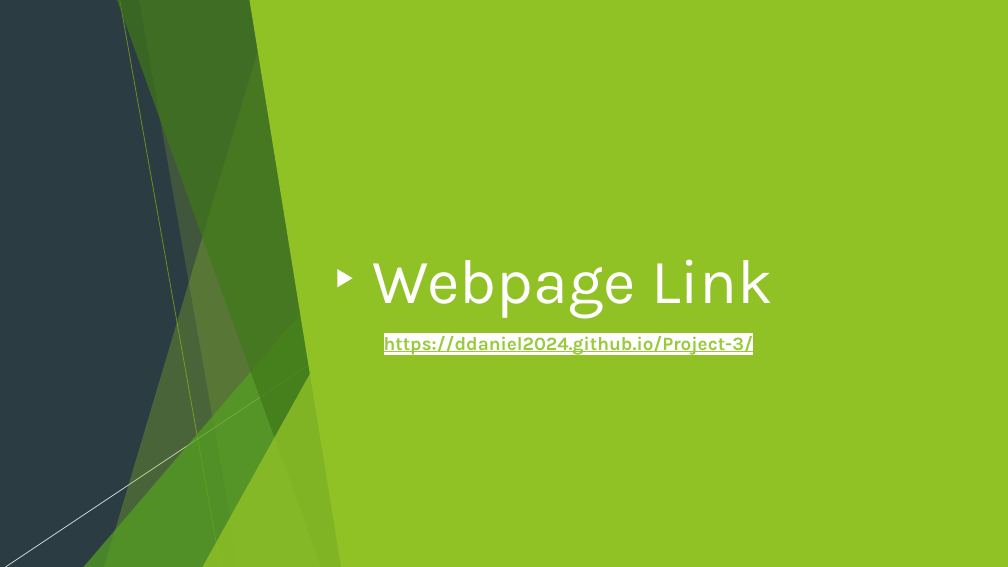
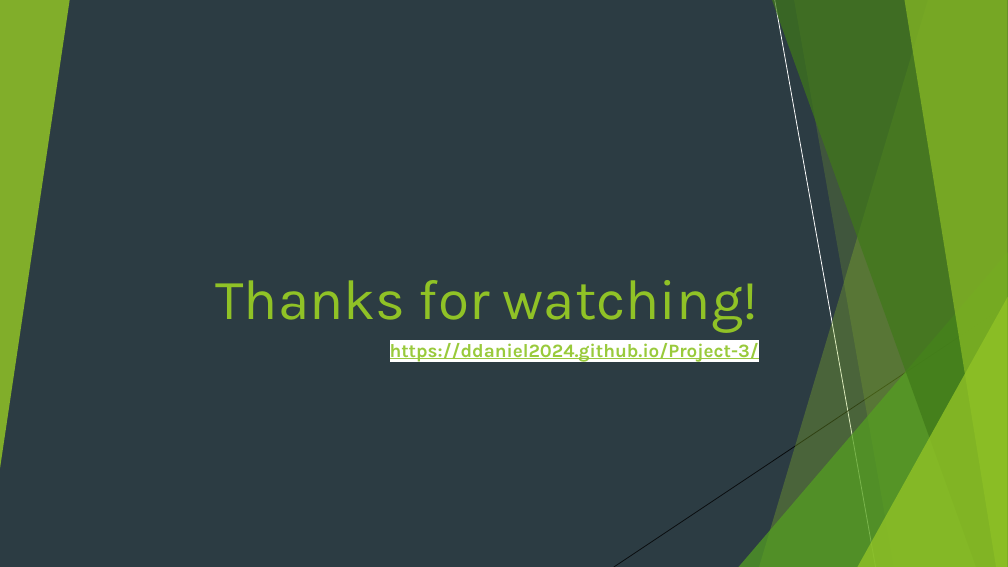
Before and after one commit to ddaniel2024/Project-3, a slide deck: slide 36 of powerpoint.pptx (slide 22 before the commit). Drawn at 1008x567 pixels with LibreOffice and Linux fonts; fonts in the diff are those of the drawing. Boxes give left, top, right and bottom in pixels: in the first picture for what was removed or moved away, otherwise in the second. Text is boxed around its words. In the diff, an @@ line names an element or a change of style, - is before the commit and + after.

Commit message:
adding presentation, adding about html, minor formatting changes;

```diff
--- a/powerpoint.pptx
+++ b/powerpoint.pptx
@@ group added at (x1=0, y1=0, x2=1008, y2=567): 2 lines, 1 freeform shape, 1 triangle @@
@@ line removed from (119, 0) to (221, 567) @@
@@ freeform shape removed at (x1=250, y1=0, x2=1008, y2=567) @@
@@ triangle removed at (x1=337, y1=269, x2=352, y2=287) @@
@@ title removed at (x1=373, y1=259, x2=773, y2=319) @@
-Webpage Link
@@ title added at (x1=216, y1=280, x2=759, y2=333), 54 pt, text #90C226 @@
+Thanks for watching!
@@ 3 freeform shapes, 2 triangles moved together from (x1=83, y1=0, x2=353, y2=567) to (x1=739, y1=0, x2=1008, y2=567) @@
@@ line removed from (399, 305) to (5, 567) @@
@@ text "https://ddaniel2024.github.io/Project-3/" moved from (x1=384, y1=336, x2=753, y2=356) to (x1=390, y1=343, x2=759, y2=363) @@
@@ text "https://ddaniel2024.github.io/Project-3/" at (x1=390, y1=343, x2=759, y2=363): alignment left to right @@
```
Also in this commit, not shown: 7 other slides changed, 28 slides added, 15 slides removed, 7 other files.
